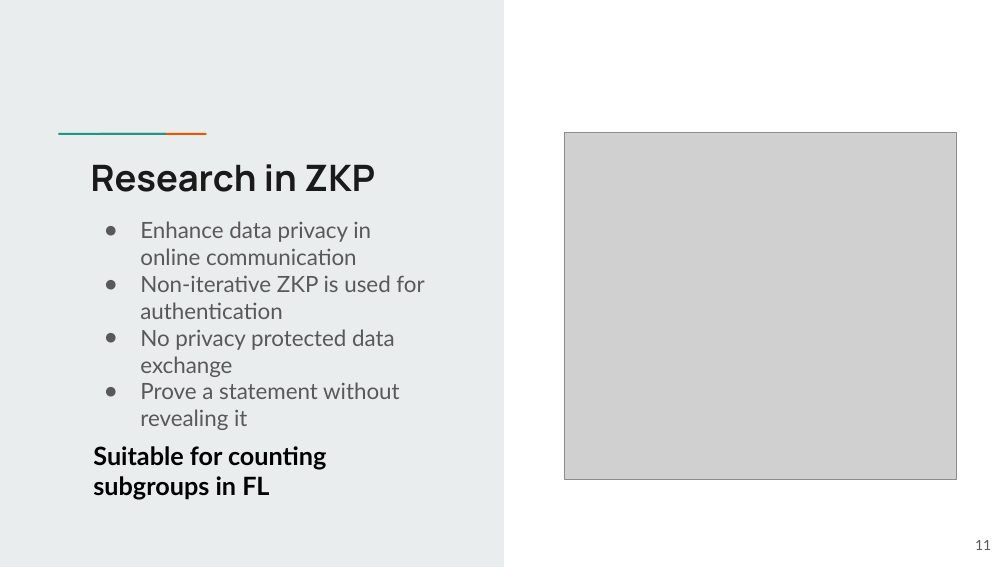
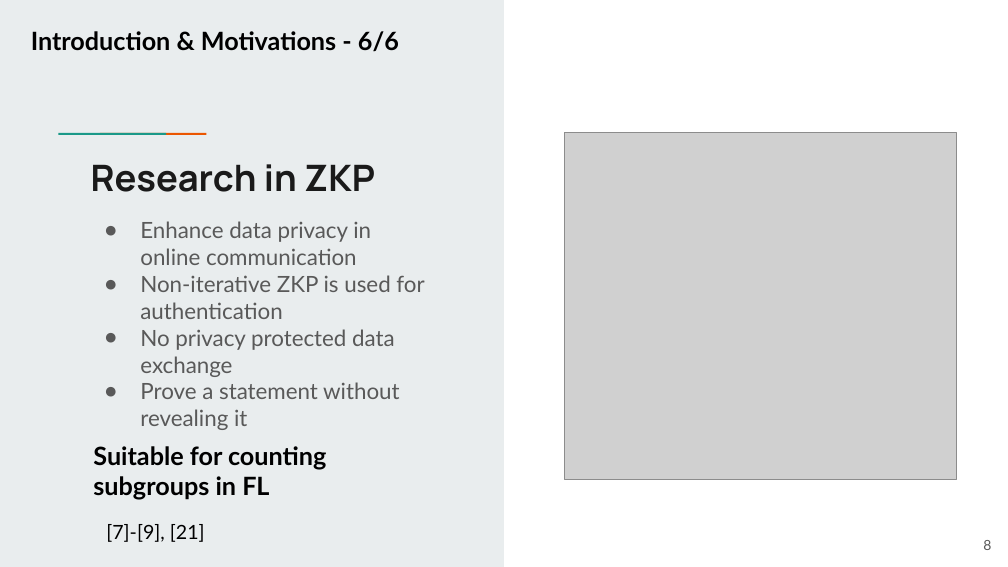
Before and after one commit to Roy160398/-Z-Fed---A-ZKP-Federated-Framework-to-Support-Balanced-Learning, a slide deck: slide 8 of docs/documentation/viva-presentation.pptx (slide 11 before the commit). Drawn at 1008x567 pixels with LibreOffice and Linux fonts; fonts in the diff are those of the drawing; grey boxes stand for pictures. Boxes give left, top, right and bottom in pixels: in the first picture for what was removed or moved away, otherwise in the second. Text is boxed around its words. In the diff, an @@ line names an element or a change of style, - is before the commit and + after.

```diff
--- a/docs/documentation/viva-presentation.pptx
+++ b/docs/documentation/viva-presentation.pptx
@@ text added at (x1=31, y1=31, x2=399, y2=52), 18 pt, text #000000, bold @@
+Introduction & Motivations - 6/6
@@ text added at (x1=106, y1=524, x2=205, y2=542), 14 pt, text #000000 @@
+[7]-[9], [21]
@@ page number at (x1=983, y1=540, x2=991, y2=550): text changed @@
-11
+8
```
Also in this commit, not shown: 22 other slides changed, 7 slides added, 2 slides removed.
